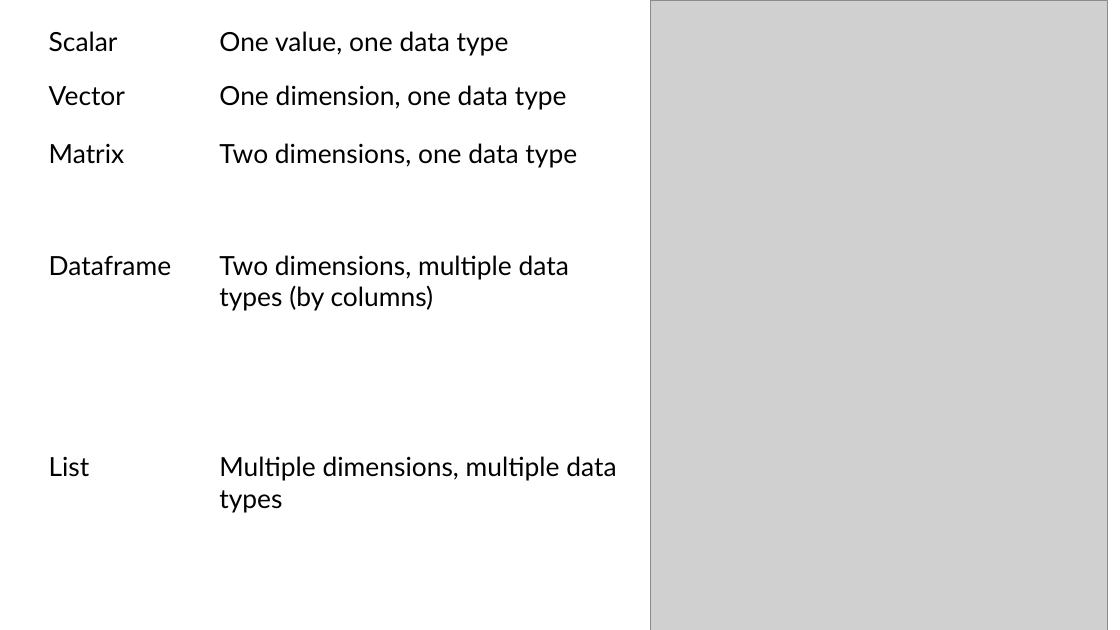
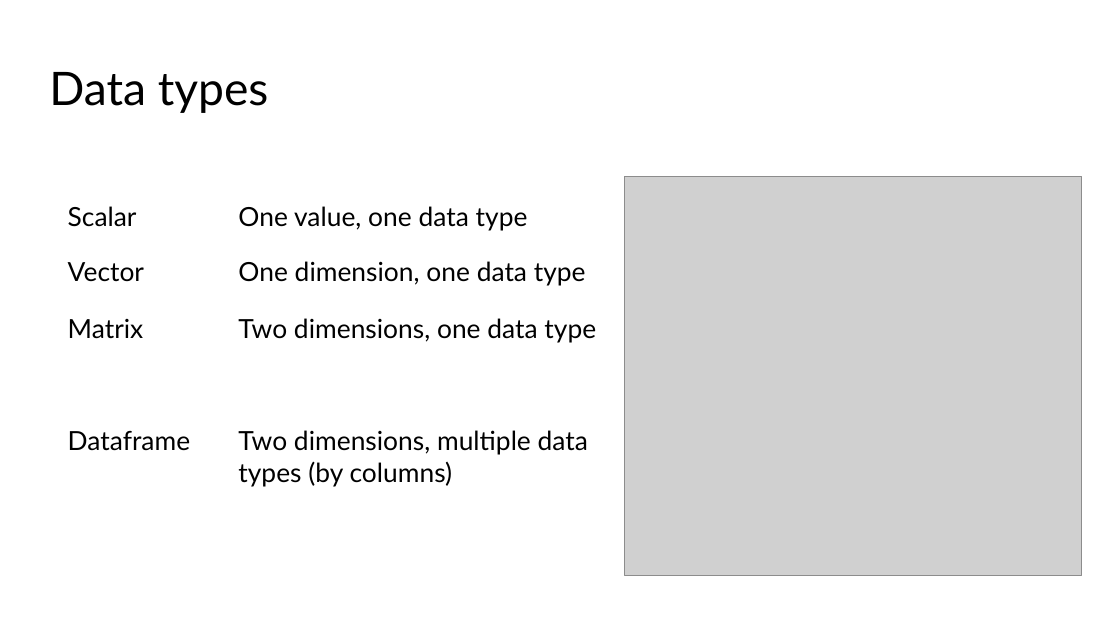
Before and after one commit to mjhemmerlein/MtBlueSky-Workshop-2026, a slide deck: slide 12 of Workshop-Sessions/Introduction-to-Coding/Introduction_to_R.pptx (slide 11 before the commit). Drawn at 1120x630 pixels with LibreOffice and Linux fonts; fonts in the diff are those of the drawing; grey boxes stand for pictures. Boxes give left, top, right and bottom in pixels: in the first picture for what was removed or moved away, otherwise in the second. Text is boxed around its words. In the diff, an @@ line names an element or a change of style, - is before the commit and + after.

```diff
--- a/Workshop-Sessions/Introduction-to-Coding/Introduction_to_R.pptx
+++ b/Workshop-Sessions/Introduction-to-Coding/Introduction_to_R.pptx
@@ title added at [49, 72, 269, 113], 39.6 pt, text #000000 @@
+Data types
@@ picture: place and size @@
-picture at [650, 0, 1107, 630]
+picture at [625, 176, 1082, 576]
@@ 8 texts: place and size @@
-8 texts at [49, 31, 577, 311]
+8 texts at [68, 206, 596, 487]
@@ text removed at [49, 457, 90, 477] @@
-List
@@ text removed at [219, 456, 616, 513] @@
-Multiple dimensions, multiple data types
```
Also in this commit, not shown: 2 other slides changed, 2 slides added, 2 slides removed, 3 other files.
